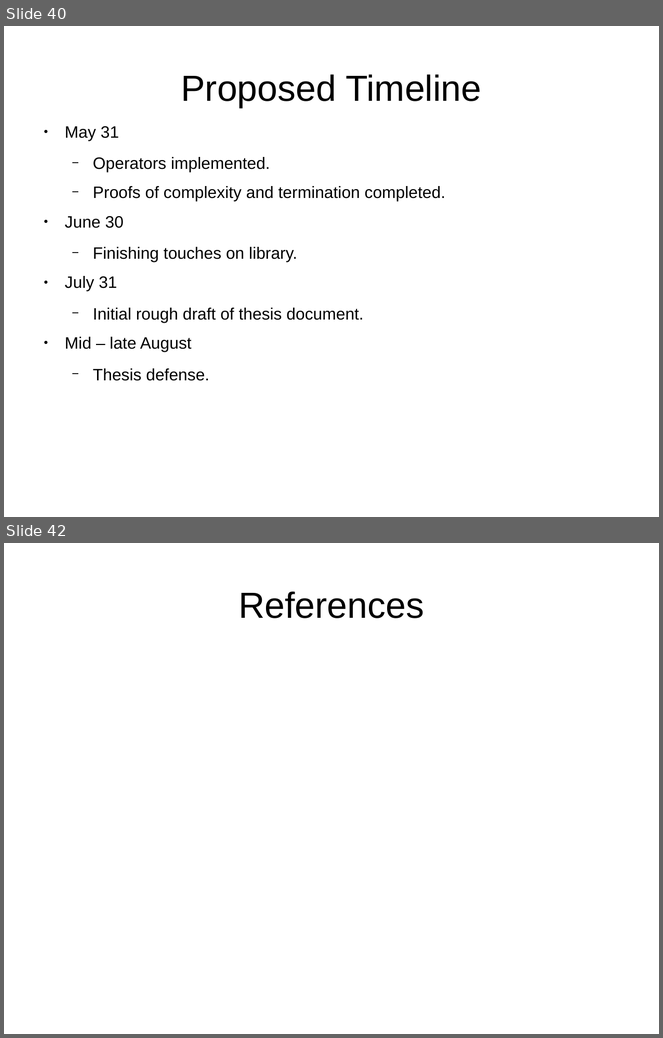
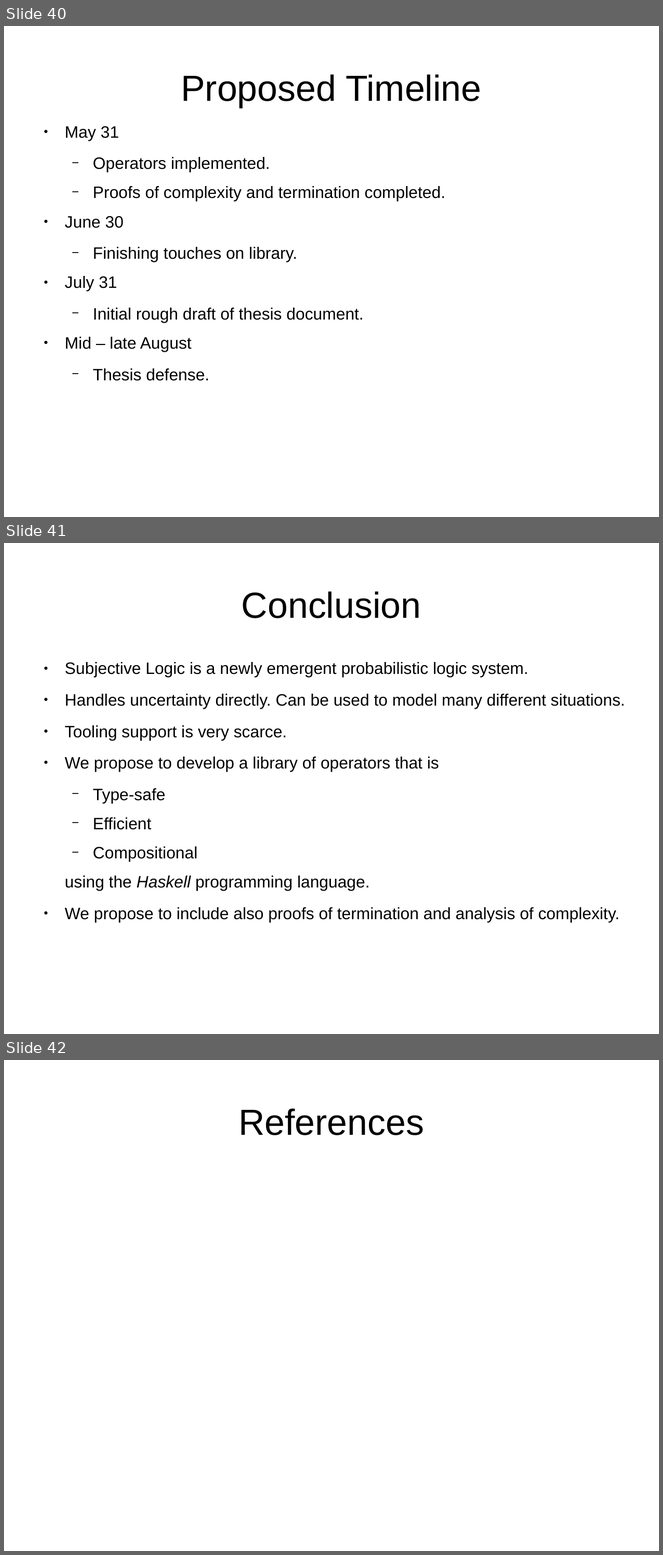
Before and after one commit to bstamour/SLHS, a slide deck: docs/proposal-from-bob.odp. Shown one above the other, each under a label of ours: slides 40 and 42 before the commit, slides 40, 41 and 42 after it; the slides between them are not shown. The pictures are 663x1038 and 663x1555 pixels, drawn with LibreOffice and Linux fonts; fonts in the diff are those of the drawing. Boxes give left, top, right and bottom in pixels: in the first picture for what was removed or moved away, otherwise in the second. Text is boxed around its words. In the diff, an @@ line names an element or a change of style, - is before the commit and + after.

Commit message:
abduction and conclusion

```diff
--- a/docs/proposal-from-bob.odp
+++ b/docs/proposal-from-bob.odp
@@ slide 41 added at (4, 543, 659, 1034), background #FFFFFF @@
@@ title added at (242, 591, 421, 618), 44 pt, text #000000 @@
+Conclusion
@@ text added at (65, 662, 625, 923), 20 pt, text #000000 @@
+● Subjective Logic is a newly emergent probabilistic logic system.
+● Handles uncertainty directly. Can be used to model many different situations.
+● Tooling support is very scarce.
+● We propose to develop a library of operators that is
+  − Type-safe
+  − Efficient
+  − Compositional
+using the Haskell programming language.
+● We propose to include also proofs of termination and analysis of complexity.
```
Also in this commit, not shown: 1 other slide added, 2 slides removed.
